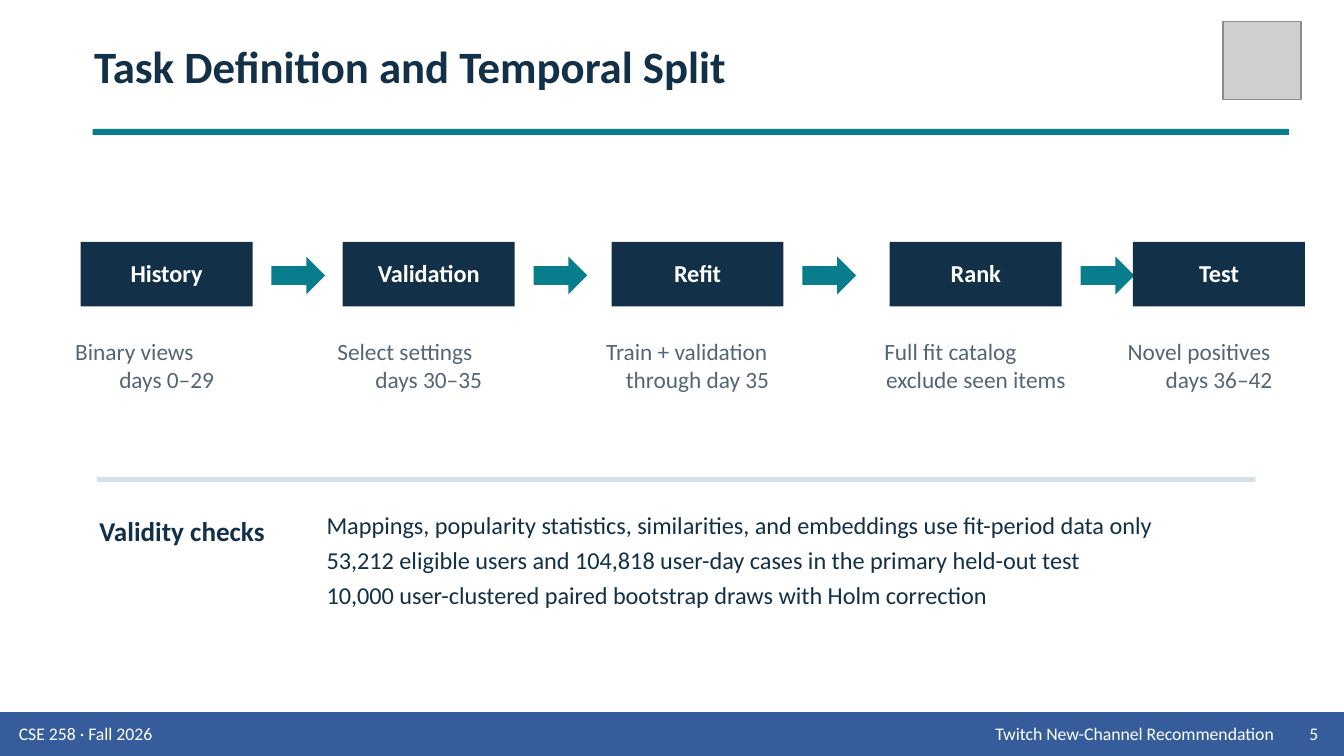
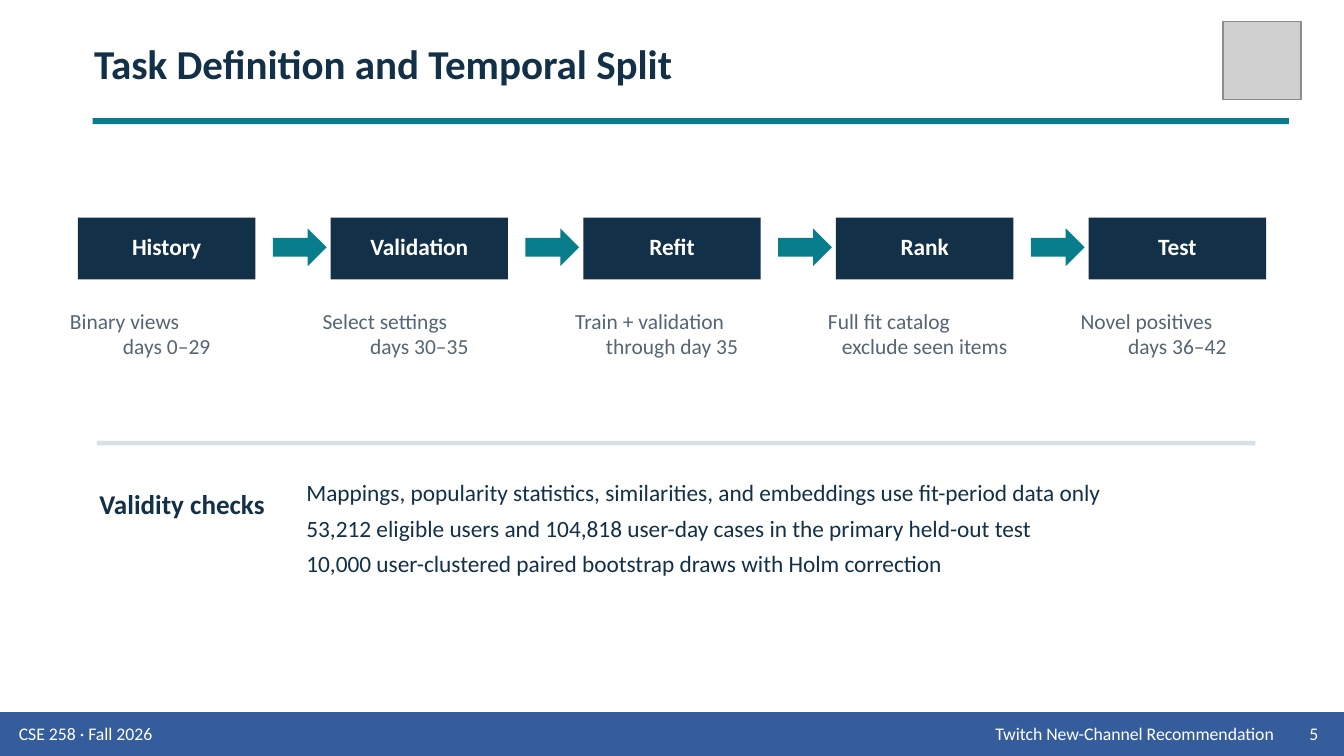
Before and after one commit to Wen-Chieh-Lo/You-know-who-did-God-did-, a slide deck: slide 5 of presentation/Group_9_Presentation_Twitch.pptx. Drawn at 1344x756 pixels with LibreOffice and Linux fonts; fonts in the diff are those of the drawing; grey boxes stand for pictures. Boxes give left, top, right and bottom in pixels: in the first picture for what was removed or moved away, otherwise in the second. Text is boxed around its words. In the diff, an @@ line names an element or a change of style, - is before the commit and + after.

```diff
--- a/presentation/Group_9_Presentation_Twitch.pptx
+++ b/presentation/Group_9_Presentation_Twitch.pptx
@@ text "Task Definition and Temporal Split" at (94,50,672,86): size 24 to 22 pt; vertical alignment top to middle @@
@@ rectangle: place and size @@
-rectangle at (93,129,1289,134)
+rectangle at (93,118,1289,124)
@@ text "History": place and size @@
-text "History" at (131,265,203,286)
+text "History" at (132,238,201,259)
@@ rectangle: place and size @@
-rectangle at (81,242,253,306)
+rectangle at (78,218,255,280)
@@ right arrow: place and size @@
-right arrow at (271,257,325,294)
+right arrow at (273,228,327,266)
@@ text "Validation": place and size @@
-text "Validation" at (378,265,480,282)
+text "Validation" at (370,238,468,255)
@@ rectangle: place and size @@
-rectangle at (343,242,515,306)
+rectangle at (331,218,508,280)
@@ right arrow: place and size @@
-right arrow at (534,257,587,294)
+right arrow at (526,228,579,266)
@@ text "Refit": place and size @@
-text "Refit" at (674,265,721,282)
+text "Refit" at (649,238,694,255)
@@ rectangle: place and size @@
-rectangle at (612,242,784,306)
+rectangle at (583,218,761,280)
@@ right arrow: place and size @@
-right arrow at (802,257,856,294)
+right arrow at (778,228,832,266)
@@ size 13 to 12.5 pt in 5 elements at (132,238,201,259), (370,238,468,255), (649,238,694,255), (1158,240,1196,255), (901,238,949,255) @@
@@ text "Rank": place and size @@
-text "Rank" at (951,265,1001,282)
+text "Rank" at (901,238,949,255)
@@ rectangle: place and size @@
-rectangle at (890,242,1062,306)
+rectangle at (836,218,1013,280)
@@ right arrow: place and size @@
-right arrow at (1081,257,1134,294)
+right arrow at (1031,228,1085,266)
@@ text "Test": place and size @@
-text "Test" at (1199,266,1239,282)
+text "Test" at (1158,240,1196,255)
@@ rectangle: place and size @@
-rectangle at (1133,242,1305,306)
+rectangle at (1089,218,1266,280)
@@ text "Binary views days 0–29": place and size @@
-text "Binary views days 0–29" at (75,344,214,392)
+text "Binary views days 0–29" at (70,314,210,358)
@@ text "Select settings days 30–35": place and size @@
-text "Select settings days 30–35" at (337,344,482,392)
+text "Select settings days 30–35" at (323,314,468,358)
@@ text "Train + validation through day ...": place and size @@
-text "Train + validation through day ..." at (606,344,769,392)
+text "Train + validation through day ..." at (575,314,738,358)
@@ size 12.5 to 11.5 pt in 5 elements at (70,314,210,358), (323,314,468,358), (575,314,738,358), (1081,314,1226,358), (828,314,1007,354) @@
@@ text "Full fit catalog exclude seen ...": place and size @@
-text "Full fit catalog exclude seen ..." at (884,344,1065,388)
+text "Full fit catalog exclude seen ..." at (828,314,1007,354)
@@ text "Novel positives days 36–42": place and size @@
-text "Novel positives days 36–42" at (1128,344,1272,392)
+text "Novel positives days 36–42" at (1081,314,1226,358)
@@ rectangle: place and size @@
-rectangle at (97,477,1255,482)
+rectangle at (97,441,1255,446)
@@ text "Mappings, popularity statistics, similarities, and ...": place and size @@
-text "Mappings, popularity statistics, similarities, and ..." at (327,517,1152,608)
+text "Mappings, popularity statistics, similarities, and ..." at (306,484,1100,576)
@@ text "Mappings, popularity statistics, similarities, and ..." at (306,484,1100,576): size 13 to 12.5 pt; more space between paragraphs @@
@@ text "Validity checks": place and size @@
-text "Validity checks" at (99,522,264,546)
+text "Validity checks" at (99,495,264,519)
```
Also in this commit, not shown: 13 other slides changed, 1 slide added, 1 slide removed, 2 other files.
